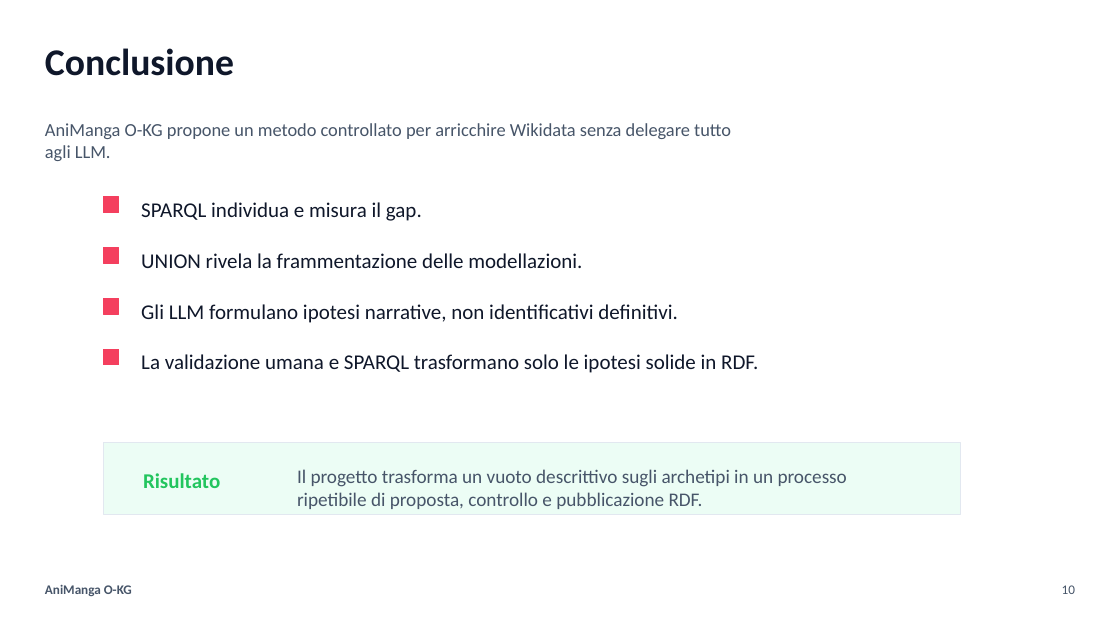
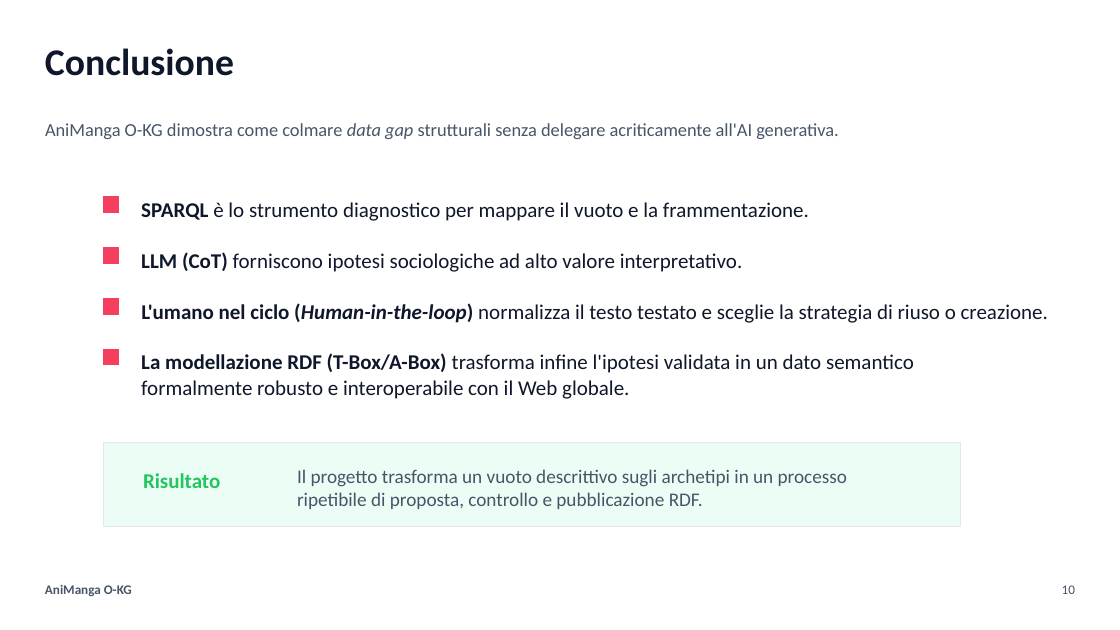
Before and after one commit to saraalbieri/AniManga, a slide deck: slide 19 of outputs/AniManga_O-KG_presentazione_dettagliata.pptx (slide 18 before the commit). Drawn at 1120x630 pixels with LibreOffice and Linux fonts; fonts in the diff are those of the drawing. Boxes give left, top, right and bottom in pixels: in the first picture for what was removed or moved away, otherwise in the second. Text is boxed around its words. In the diff, an @@ line names an element or a change of style, - is before the commit and + after.

```diff
--- a/outputs/AniManga_O-KG_presentazione_dettagliata.pptx
+++ b/outputs/AniManga_O-KG_presentazione_dettagliata.pptx
@@ text at <box>45,123,839,139</box>: text changed @@
-AniManga O-KG propone un metodo controllato per arricchire Wikidata senza delegare tutto agli LLM.
+AniManga O-KG dimostra come colmare data gap strutturali senza delegare acriticamente all'AI generativa.
@@ text at <box>141,202,809,221</box>: text changed @@
-SPARQL individua e misura il gap.
+SPARQL è lo strumento diagnostico per mappare il vuoto e la frammentazione.
@@ text at <box>141,252,743,272</box>: text changed @@
-UNION rivela la frammentazione delle modellazioni.
+LLM (CoT) forniscono ipotesi sociologiche ad alto valore interpretativo.
@@ text at <box>141,303,1048,323</box>: text changed @@
-Gli LLM formulano ipotesi narrative, non identificativi definitivi.
+L'umano nel ciclo (Human-in-the-loop) normalizza il testo testato e sceglie la strategia di riuso o creazione.
@@ text at <box>141,353,914,399</box>: text changed @@
-La validazione umana e SPARQL trasformano solo le ipotesi solide in RDF.
+La modellazione RDF (T-Box/A-Box) trasforma infine l'ipotesi validata in un dato semantico formalmente robusto e interoperabile con il Web globale.
@@ rectangle: place and size @@
-rectangle at <box>103,443,961,514</box>
+rectangle at <box>103,443,961,527</box>
```
Also in this commit, not shown: 1 other slide changed, 1 slide added.
